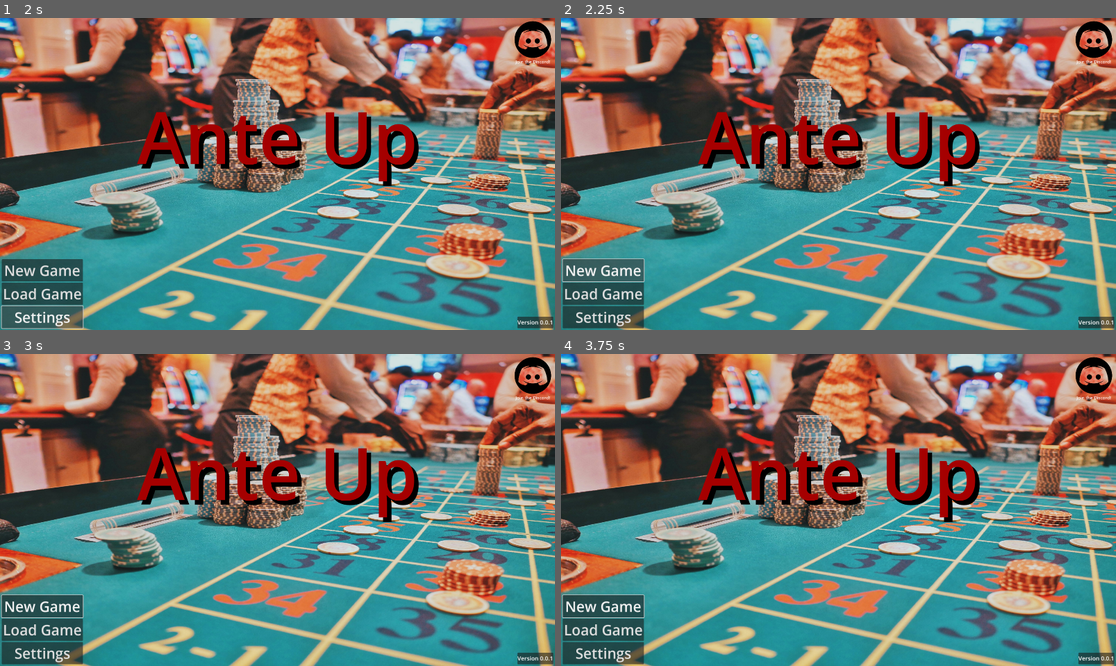
Above: before the commit, frames 1-4 (two rows, left to right).
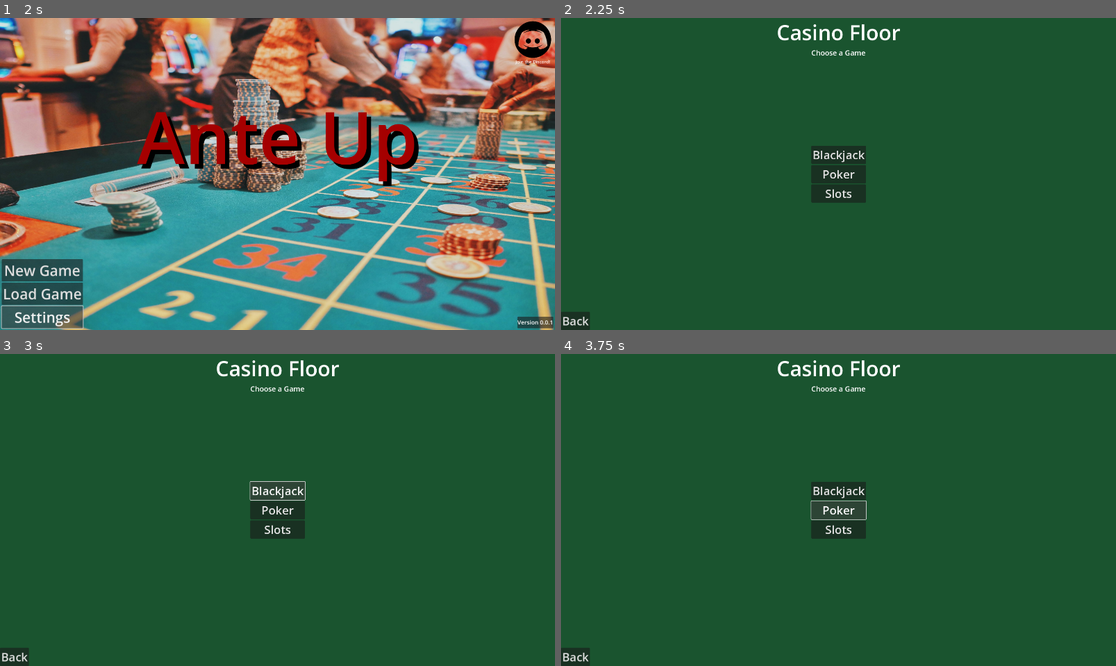
Above: after the commit, the same moments.

Repository: InadequateUsername/Ante-Up
Game: Godot game, scene res://Scenes/TitleScreen/title_screen.tscn
The game is run twice, just before and just after one commit, with the same random seed, the same clock (stepped at 60 frames per second) and the same inputs. Before the commit the project starts from res://TitleScreen/TitleScreen.tscn.
Inputs (mouse positions are in pixels of both pictures, inside the frame that each line leads up to):
- Up to frame 1 (2 s): click "Load Game" at 0.5 s; click "Settings" at 1.25 s
- Up to frame 2 (2.25 s): click "New Game" at 2 s
- Up to frame 3 (3 s): click (277, 491) at 2.75 s, where only the run after the commit has a clickable "Blackjack"
- Up to frame 4 (3.75 s): click (838, 510) at 3.5 s, where only the run after the commit has a clickable "Poker"

Frame 1 is identical in both runs. In frame 2, 99% of the frame differs, in the area x 0-100%, y 0-100%; in frame 3, 99%; in frame 4, 99%.

Commit message:
Started Over from Title Screen
Things got goofed, here we are now.

Title Screen Works.
New Game Button Works.
Back Button to Title Screen Works.

Time to Implement the Games.

Diff:
--- /dev/null
+++ b/Scenes/CasinoFloor/casino_floor.gd
@@ -0,0 +1,35 @@
+extends Control
+
+# Preload game scenes here later
+# var blackjack_scene = preload("res://Scenes/Games/Blackjack/Blackjack.tscn")
+# var poker_scene = preload("res://Scenes/Games/Poker/Poker.tscn")
+# var slots_scene = preload("res://Scenes/Games/Slots/Slots.tscn")
+
+func _ready():
+	# Connect button signals when the scene is ready
+	$GameButtonsContainer/BlackjackButton.connect("pressed", _on_blackjack_button_pressed)
+	$GameButtonsContainer/PokerButton.connect("pressed", _on_poker_button_pressed)
+	$GameButtonsContainer/SlotsButton.connect("pressed", _on_slots_button_pressed)
+	$BackButton.connect("pressed", _on_back_button_pressed)
+
+# Function to go to the Blackjack game
+func _on_blackjack_button_pressed():
+	# To be implemented
+	print("Blackjack button pressed")
+	# get_tree().change_scene_to_packed(blackjack_scene)
+
+# Function to go to the Poker game
+func _on_poker_button_pressed():
+	# To be implemented
+	print("Poker button pressed")
+	# get_tree().change_scene_to_packed(poker_scene)
+
+# Function to go to the Slots game
+func _on_slots_button_pressed():
+	# To be implemented
+	print("Slots button pressed")
+	# get_tree().change_scene_to_packed(slots_scene)
+
+# Function to go back to the title screen
+func _on_back_button_pressed():
+	get_tree().change_scene_to_file("res://Scenes/TitleScreen/title_screen.tscn")
--- /dev/null
+++ b/Scenes/CasinoFloor/casino_floor.tscn
@@ -0,0 +1,91 @@
+[gd_scene load_steps=2 format=3 uid="uid://cle7850tvwekt"]
+
+[ext_resource type="Script" uid="uid://b0lr1f5c0xvgl" path="res://Scenes/CasinoFloor/casino_floor.gd" id="1_xwx8d"]
+
+[node name="CasinoFloor" type="Control"]
+layout_mode = 3
+anchors_preset = 15
+anchor_right = 1.0
+anchor_bottom = 1.0
+grow_horizontal = 2
+grow_vertical = 2
+script = ExtResource("1_xwx8d")
+
+[node name="Background" type="ColorRect" parent="."]
+layout_mode = 1
+anchors_preset = 15
+anchor_right = 1.0
+anchor_bottom = 1.0
+grow_horizontal = 2
+grow_vertical = 2
+color = Color(0.10135, 0.328373, 0.186105, 1)
+
+[node name="VBoxContainer" type="VBoxContainer" parent="."]
+layout_mode = 1
+anchors_preset = 5
+anchor_left = 0.5
+anchor_right = 0.5
+offset_left = -214.0
+offset_right = 214.0
+offset_bottom = 126.0
+grow_horizontal = 2
+
+[node name="CasinoFloorLabel" type="Label" parent="VBoxContainer"]
+layout_mode = 2
+theme_override_font_sizes/font_size = 72
+text = "Casino Floor"
+horizontal_alignment = 1
+vertical_alignment = 1
+
+[node name="DescriptionLabel" type="Label" parent="VBoxContainer"]
+layout_mode = 2
+theme_override_font_sizes/font_size = 25
+text = "Choose a Game"
+horizontal_alignment = 1
+vertical_alignment = 1
+
+[node name="GameButtonsContainer" type="VBoxContainer" parent="."]
+layout_mode = 1
+anchors_preset = 8
+anchor_left = 0.5
+anchor_top = 0.5
+anchor_right = 0.5
+anchor_bottom = 0.5
+offset_left = -20.0
+offset_top = -20.0
+offset_right = 20.0
+offset_bottom = 20.0
+grow_horizontal = 2
+grow_vertical = 2
+
+[node name="BlackjackButton" type="Button" parent="GameButtonsContainer"]
+layout_mode = 2
+theme_override_font_sizes/font_size = 40
+text = "Blackjack"
+
+[node name="PokerButton" type="Button" parent="GameButtonsContainer"]
+layout_mode = 2
+theme_override_font_sizes/font_size = 40
+text = "Poker"
+
+[node name="SlotsButton" type="Button" parent="GameButtonsContainer"]
+layout_mode = 2
+theme_override_font_sizes/font_size = 40
+text = "Slots"
+
+[node name="BackButton" type="Button" parent="."]
+layout_mode = 1
+anchors_preset = 2
+anchor_top = 1.0
+anchor_bottom = 1.0
+offset_top = -63.0
+offset_right = 100.0
+grow_vertical = 0
+theme_override_font_sizes/font_size = 40
+text = "Back"
+
+[node name="AudioParent" type="Node" parent="."]
+
+[node name="BackgroundMusic" type="AudioStreamPlayer" parent="AudioParent"]
+
+[node name="UISoundEffect" type="AudioStreamPlayer" parent="AudioParent"]
--- /dev/null
+++ b/Scenes/TitleScreen/title_screen.gd
@@ -0,0 +1,31 @@
+extends Control
+
+# Preload the CasinoFloor scene to use later
+var casino_floor_scene = preload("res://Scenes/CasinoFloor/casino_floor.tscn")
+
+func _ready():
+	# Connect button signals to functions
+	$MainButtonContainer/NewGameButton.connect("pressed", _on_new_game_button_pressed)
+	$MainButtonContainer/LoadGameButton.connect("pressed", _on_load_game_button_pressed)
+	$MainButtonContainer/SettingsButton.connect("pressed", _on_settings_button_pressed)
+	$SocialLinksControl/SocialLinksContainer/DiscordButton.connect("pressed", _on_discord_button_pressed)
+
+# Function called when New Game button is pressed
+func _on_new_game_button_pressed():
+	# Change to the CasinoFloor scene
+	get_tree().change_scene_to_packed(casino_floor_scene)
+
+# Function called when Load Game button is pressed
+func _on_load_game_button_pressed():
+	# To be implemented later
+	print("Load Game button pressed")
+
+# Function called when Settings button is pressed
+func _on_settings_button_pressed():
+	# To be implemented later
+	print("Settings button pressed")
+
+# Function called when Discord button is pressed
+func _on_discord_button_pressed():
+	# Open Discord link in browser
+	OS.shell_open("https://discord.gg/BKc3EWexgB")
--- a/TitleScreen/TitleScreen.tscn
+++ b/Scenes/TitleScreen/title_screen.tscn
@@ -1,7 +1,8 @@
-[gd_scene load_steps=3 format=3 uid="uid://tvgog2nkh260"]
+[gd_scene load_steps=4 format=3 uid="uid://tvgog2nkh260"]
 
-[ext_resource type="Texture2D" uid="uid://1phjwbm1siix" path="res://TitleScreen/discord.png" id="1_bkvni"]
-[ext_resource type="Texture2D" uid="uid://b66ro1eqrxcli" path="res://TitleScreen/title_screen_bg.jpg" id="1_g0pfn"]
+[ext_resource type="Script" uid="uid://cfj3c6lu7cfak" path="res://Scenes/TitleScreen/title_screen.gd" id="1_81d0i"]
+[ext_resource type="Texture2D" uid="uid://b66ro1eqrxcli" path="res://Scenes/TitleScreen/title_screen_bg.jpg" id="2_e2iei"]
+[ext_resource type="Texture2D" uid="uid://1phjwbm1siix" path="res://Scenes/TitleScreen/discord.png" id="3_xw5ij"]
 
 [node name="RootUINode" type="Control"]
 layout_mode = 3
@@ -10,6 +11,7 @@
 anchor_bottom = 1.0
 grow_horizontal = 2
 grow_vertical = 2
+script = ExtResource("1_81d0i")
 
 [node name="Background" type="TextureRect" parent="."]
 layout_mode = 1
@@ -21,7 +23,7 @@
 grow_horizontal = 2
 grow_vertical = 2
 scale = Vector2(0.639827, 0.479361)
-texture = ExtResource("1_g0pfn")
+texture = ExtResource("2_e2iei")
 
 [node name="GameTitleLabel" type="Label" parent="."]
 layout_mode = 1
@@ -90,7 +92,7 @@
 
 [node name="DiscordButton" type="TextureButton" parent="SocialLinksControl/SocialLinksContainer"]
 layout_mode = 2
-texture_normal = ExtResource("1_bkvni")
+texture_normal = ExtResource("3_xw5ij")
 
 [node name="Label" type="Label" parent="SocialLinksControl/SocialLinksContainer"]
 layout_mode = 2
Not shown, added: Scenes/CasinoFloor/casino_floor.gd.uid
Renamed: TitleScreen/discord.png -> Scenes/TitleScreen/discord.png
Not shown, changed: Scenes/TitleScreen/discord.png.import
Renamed: TitleScreen/title_sceen_bg.png -> Scenes/TitleScreen/title_sceen_bg.png
Not shown, changed: Scenes/TitleScreen/title_sceen_bg.png.import
Not shown, added: Scenes/TitleScreen/title_screen.gd.uid
Renamed: TitleScreen/title_screen_bg.jpg -> Scenes/TitleScreen/title_screen_bg.jpg
Not shown, changed: Scenes/TitleScreen/title_screen_bg.jpg.import
